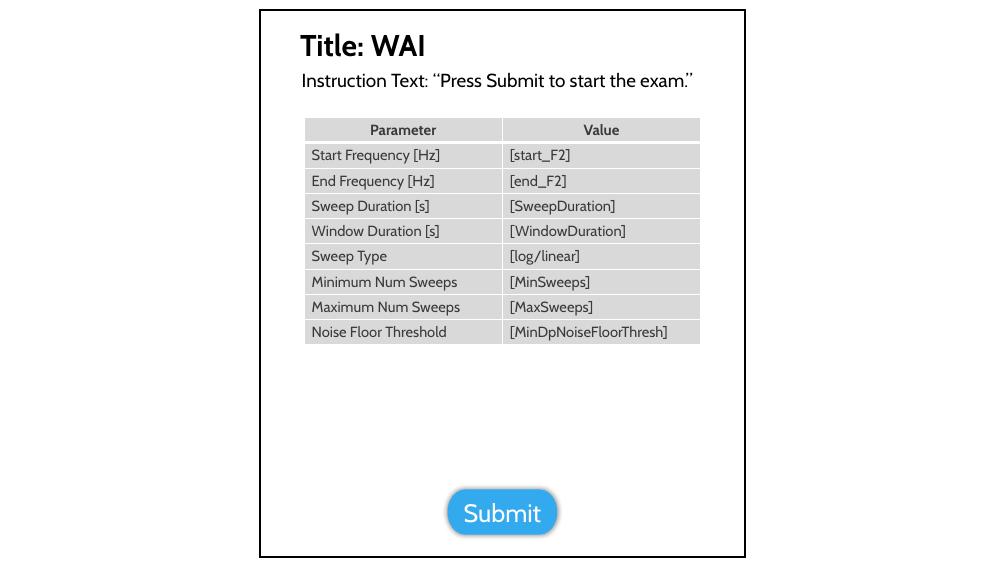
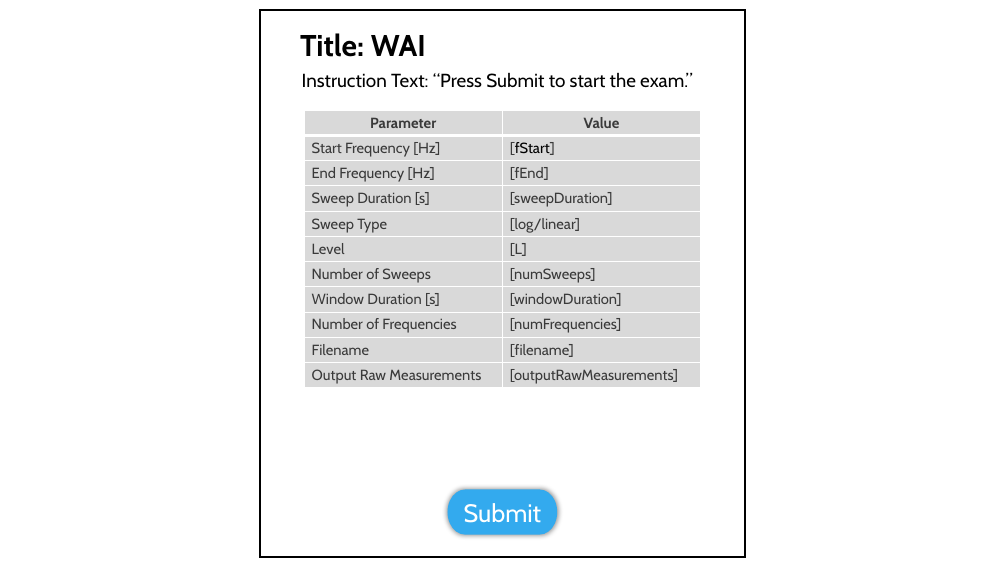
Before and after one commit to OpenHearing/TabSINT, a slide deck: slide 1 of Specifications/wideband-acoustic-immittance/GUI-Screens.pptx. Drawn at 1008x567 pixels with LibreOffice and Linux fonts; fonts in the diff are those of the drawing; grey boxes stand for pictures. Boxes give left, top, right and bottom in pixels: in the first picture for what was removed or moved away, otherwise in the second. Text is boxed around its words. In the diff, an @@ line names an element or a change of style, - is before the commit and + after.

```diff
--- a/Specifications/wideband-acoustic-immittance/GUI-Screens.pptx
+++ b/Specifications/wideband-acoustic-immittance/GUI-Screens.pptx
@@ table at box(304, 110, 700, 388) @@
-row 2: Start Frequency [Hz] | [start_F2]
-row 3: End Frequency [Hz] | [end_F2]
-row 4: Sweep Duration [s] | [SweepDuration]
-row 5: Window Duration [s] | [WindowDuration]
+row 2: Start Frequency [Hz] | [fStart]
+row 3: End Frequency [Hz] | [fEnd]
+row 4: Sweep Duration [s] | [sweepDuration]
-row 7: Minimum Num Sweeps | [MinSweeps]
-row 8: Maximum Num Sweeps | [MaxSweeps]
-row 9: Noise Floor Threshold | [MinDpNoiseFloorThresh]
+row 6: Level | [L]
+row 7: Number of Sweeps | [numSweeps]
+row 8: Window Duration [s] | [windowDuration]
+row 9: Number of Frequencies | [numFrequencies]
+row 10: Filename | [filename]
+row 11: Output Raw Measurements | [outputRawMeasurements]
@@ table: place and size @@
-table at box(304, 118, 700, 345)
+table at box(304, 110, 700, 388)
```
Also in this commit, not shown: 1 other slide changed, 2 other files.
